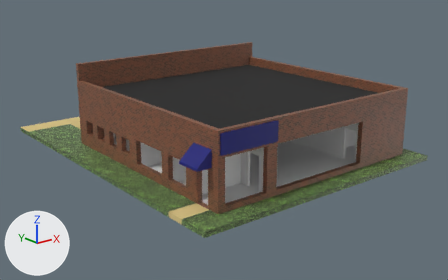
Before and after pictures for a commit that changed the glTF model Gangsta Wizards/Main/BUILDINGS/Business/Bank.glb.
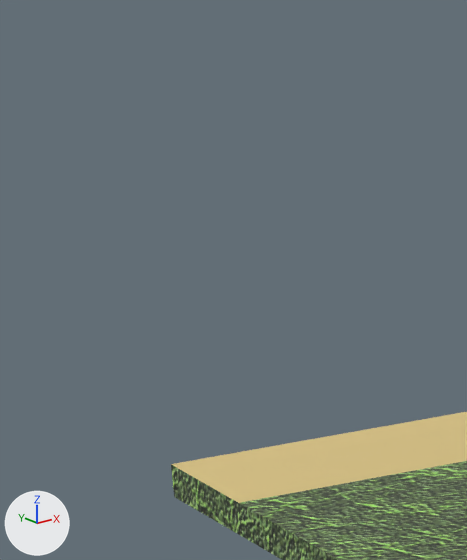
Each version is shown whole from a camera (50 mm lens) standing at (-25.47, -30.39, 13.31) and looking at (-0.02, 1.43, 0.59), then close up on the part from 0% to 12% of the width and 26% to 49% of the height. Lighting does not change. The marker at lower left points along +X, +Y and +Z. The first two pictures are the older version. Where no turn or scale is listed for an object, it has been applied to the vertices.

The scene before the commit, as lines of its bpy script (objects in view):
```python
me_cube_023 = bpy.data.meshes.new('Cube.023')
me_cube_023.from_pydata(...)  # 24 vertices, 44 faces; spans x -9.4..8.7, y 7.6..14.1, z 0.0..0.3
# faces by material slot: [36, 8]
me_cube_023.materials.append(mat_grass)  # picture img_grass
me_cube_023.materials.append(mat_sidewalk)  # yellow #dcc686
ob_ground_001 = bpy.data.objects.new('Ground.001', me_cube_023)
ob_ground_001.location = (0.0, 0.0, 0.0)
```
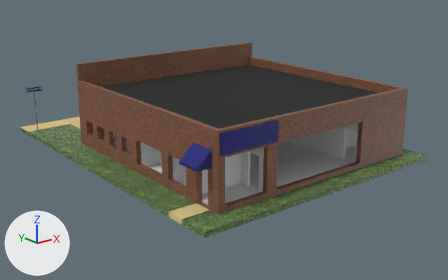
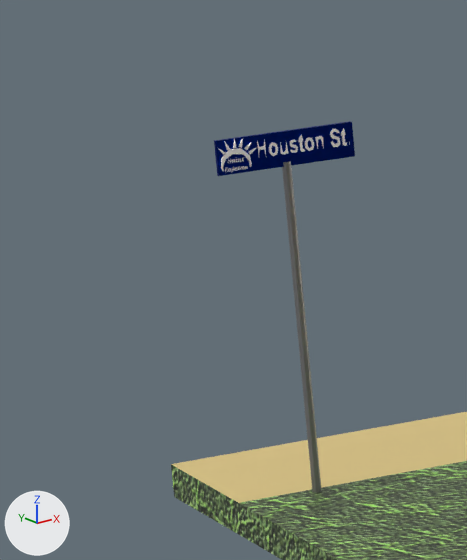
Commit message: Add Signs

Boxes [x1, y1, x2, y2] around the edits, measured in the close-ups (467 x 560 px):
'Sign Top', added (blue)
    after: [214, 121, 355, 176]
'Pole', added
    after: [282, 161, 322, 493]
'Text.008', added
    after: [257, 128, 350, 156]
'Symbol', added
    after: [218, 139, 256, 173]

Patch to the scene script:
```diff
--- a/Gangsta Wizards/Main/BUILDINGS/Business/Bank.glb.py
+++ b/Gangsta Wizards/Main/BUILDINGS/Business/Bank.glb.py
@@ mat_sign_white @@
+mat_sign_white = principled_material('Sign White')
+mat_sign_white.base_color = (1.0, 1.0, 1.0)  # white #ffffff
+mat_sign_white.roughness = 1.0
@@ mat_sign_back_001 @@
+mat_sign_back_001 = principled_material('Sign Back.001')
+mat_sign_back_001.base_color = (0.0, 0.0176, 0.257)  # blue #00248b
+mat_sign_back_001.metallic = 1.0
@@ mat_metal_post @@
+mat_metal_post = principled_material('Metal Post')
+mat_metal_post.base_color = (0.343, 0.343, 0.343)  # grey #9e9e9e
+mat_metal_post.metallic = 1.0
@@ me_text_008 @@
+me_text_008.from_pydata(...)  # 464 vertices, 860 faces; spans x -0.333..0.836, y 0.0..0.05, z -0.004..0.159
+me_text_008.materials.append(mat_sign_white)  # white #ffffff
@@ me_cylinder_001 @@
+me_cylinder_001.from_pydata(...)  # 656 vertices, 1244 faces; spans x -0.146..0.19, y -0.012..0.012, z -0.077..0.212
+me_cylinder_001.materials.append(mat_sign_white)  # white #ffffff
@@ me_cube_003 @@
+me_cube_003.from_pydata(...)  # a box spanning x -0.61..0.61, y -0.015..0.015, z -0.152..0.152
+me_cube_003.materials.append(mat_sign_back_001)  # blue #00248b
@@ me_cylinder @@
+me_cylinder.from_pydata(...)  # 21 vertices, 38 faces; spans x -0.04..0.04, y -0.04..0.04, z -1.52..1.56
+me_cylinder.materials.append(mat_metal_post)  # grey #9e9e9e
@@ ob_text_008 @@
+ob_text_008 = bpy.data.objects.new('Text.008', me_text_008)
+ob_text_008.location = (-8.996, 12.45, 3.367)
@@ ob_symbol @@
+ob_symbol = bpy.data.objects.new('Symbol', me_cylinder_001)
+ob_symbol.location = (-9.181, 12.446, 3.35)
@@ ob_sign_top @@
+ob_sign_top = bpy.data.objects.new('Sign Top', me_cube_003)
+ob_sign_top.location = (-8.728, 12.473, 3.412)
@@ ob_pole @@
+ob_pole = bpy.data.objects.new('Pole', me_cylinder)
+ob_pole.location = (-8.728, 12.473, 1.736)
```
